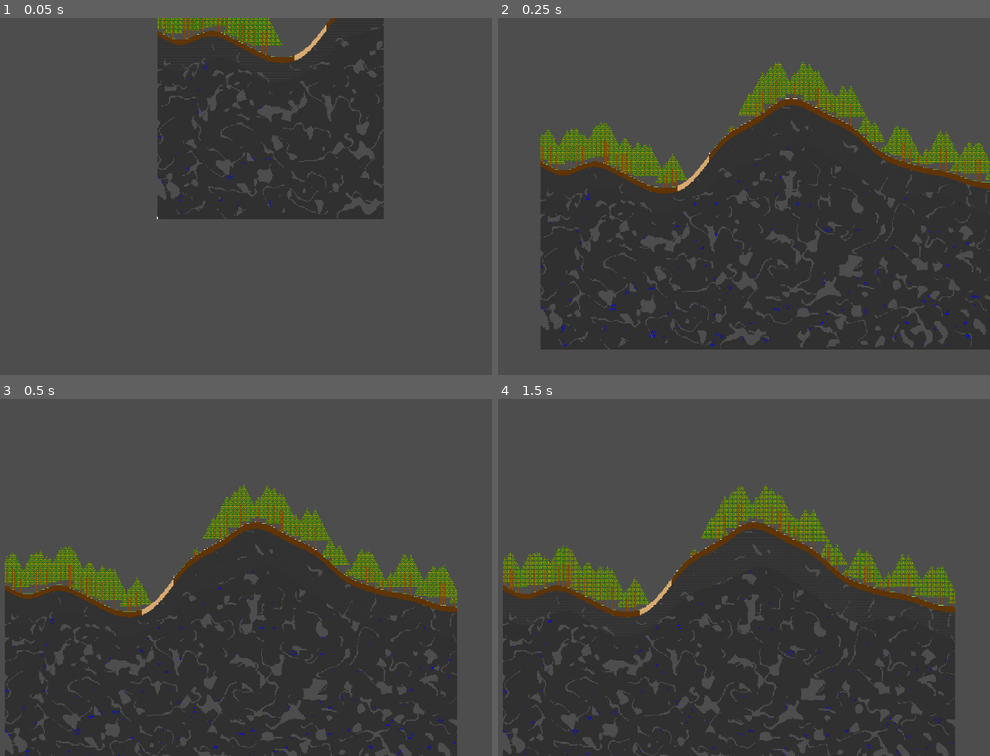
Above: before the commit, frames 1-4 (two rows, left to right).
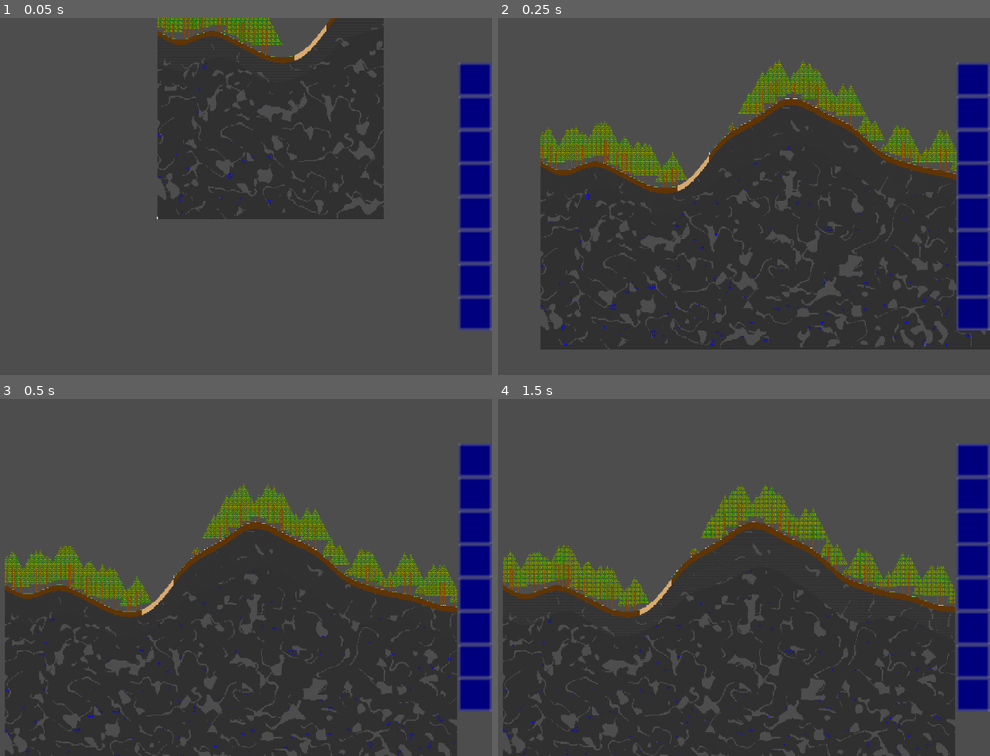
Above: after the commit, the same moments.

Repository: TwigGlenn4/BlockForge
Game: Godot game, scene res://scenes/GameScene/game_scene.tscn
Same seed, same stepped clock (60 frames per second), same inputs: the game is played once before the commit and once after it.
Inputs (mouse positions are in pixels of both pictures, inside the frame that each line leads up to):
- Up to frame 1 (0.05 s): no input
- Up to frame 2 (0.25 s): no input
- Up to frame 3 (0.5 s): no input
- Up to frame 4 (1.5 s): click (975, 459) at 0.52 s; click (975, 495) at 1.27 s

The runs differ from the first frame. In frame 1, 5.2% of the frame differs, in the area x 32-100%, y 0-88%; in frame 2, 5.8%, in the area x 8-100%, y 11-93%; in frame 3, 5.8%; in frame 4, 5.7%.

Commit message:
hotbar UI sticks to right side of screen properly

Diff:
--- a/classes/interacter.gd
+++ b/classes/interacter.gd
@@ -134,6 +134,7 @@
 func _input(event: InputEvent) -> void:
 	_input_camera_movement(event)
 	_input_character_inventory(event)
+	_input_click_pos_test(event)
 
 	if Input.is_action_just_pressed("click"):
 		var click_pos:Vector2 = get_global_mouse_position()
@@ -200,6 +201,13 @@
 		return true
 	return false
 
+func _input_click_pos_test(_event: InputEvent) -> void:
+	if Input.is_action_just_pressed("click_right"):
+		var click_pos:Vector2 = get_global_mouse_position()
+		var block_pos:Vector2i = Helpers.pos_pixel_to_block(click_pos)
+		world.place_tile_v(block_pos, DataTile.UNDEFINED)
+		print("[Interactor._input_click_pos_test()] clicked at ", block_pos)
+
 
 
 func _move_to_block(block_pos:Vector2i):
--- a/classes/world.gd
+++ b/classes/world.gd
@@ -86,7 +86,7 @@
 	var lx = x % Chunk.WIDTH # local x
 
 	var pos = Vector2i(lx, y)
-	var pos_tile = Vector2i(chunk.cx*Chunk.WIDTH + lx, -y)
+	var pos_tile = Vector2i(chunk.cx*Chunk.WIDTH + lx, -1-y)
 
 	chunk.grid[pos] = tile
 	# tilemap.set_cell(pos_tile, tile.atlas, tile.pos )
@@ -112,7 +112,7 @@
 # place_tile_chunk(): Place a tile based on chunk coordinates. Should be slightly more performant than place_tile where chunk is already known.
 func place_tile_chunk(chunk, x, y, tile):
 	var pos = Vector2i(x, y)
-	var pos_tile = Vector2i(chunk.cx*Chunk.WIDTH + x, -y)
+	var pos_tile = Vector2i(chunk.cx*Chunk.WIDTH + x, -1-y)
 	chunk.grid[pos] = tile
 	# tilemap.set_cell(pos_tile, tile.atlas, tile.sprite )
 	tilemap.set_cell(pos_tile, tile.texture.atlas, tile.texture.pos )
--- a/project.godot
+++ b/project.godot
@@ -100,6 +100,11 @@
 , Object(InputEventKey,"resource_local_to_scene":false,"resource_name":"","device":-1,"window_id":0,"alt_pressed":false …(186 unchanged characters)…
 ]
 }
+click_right={
+"deadzone": 0.2,
+"events": [Object(InputEventMouseButton,"resource_local_to_scene":false,"resource_name":"","device":-1,"window_id":0,"alt_pressed":false,"shift_pressed":false,"ctrl_pressed":false,"meta_pressed":false,"button_mask":2,"position":Vector2(145, 17),"global_position":Vector2(154, 65),"factor":1.0,"button_index":2,"canceled":false,"pressed":true,"double_click":false,"script":null)
+]
+}
 
 [rendering]
 
--- a/scenes/GameScene/game_scene.tscn
+++ b/scenes/GameScene/game_scene.tscn
@@ -10,6 +10,7 @@
 [ext_resource type="Script" uid="uid://dlgg06agpm32s" path="res://scenes/GameScene/WorldGenTimer.gd" id="7_8d45b"]
 [ext_resource type="Script" uid="uid://buq3rnhdmjljb" path="res://classes/character.gd" id="8_dcpno"]
 [ext_resource type="Texture2D" uid="uid://c145e8oi1b1dq" path="res://assets/textures/entity/character.png" id="8_rfaf3"]
+[ext_resource type="Script" uid="uid://djij37f0hbxgv" path="res://scenes/GameScene/inventory_ui.gd" id="8_rvax8"]
 
 [sub_resource type="TileSetAtlasSource" id="TileSetAtlasSource_iv25o"]
 texture = ExtResource("2_66lj5")
@@ -57,16 +58,18 @@
 zoom = Vector2(0.1, 0.1)
 script = ExtResource("4_ws153")
 
-[node name="Control" type="Control" parent="World/Camera2D" unique_id=892014576]
+[node name="MainUI" type="CanvasLayer" parent="World/Camera2D" unique_id=1213662016]
+
+[node name="Control" type="Control" parent="World/Camera2D/MainUI" unique_id=892014576]
 visible = false
 layout_mode = 3
 anchors_preset = 0
-offset_left = -576.0
-offset_top = -324.0
-offset_right = 576.0
-offset_bottom = 324.0
+offset_left = -288.0
+offset_top = -162.0
+offset_right = 864.0
+offset_bottom = 486.0
 
-[node name="GeneratorProgress" type="ProgressBar" parent="World/Camera2D/Control" unique_id=670256938]
+[node name="GeneratorProgress" type="ProgressBar" parent="World/Camera2D/MainUI/Control" unique_id=670256938]
 layout_mode = 1
 anchors_preset = 15
 anchor_right = 1.0
@@ -78,6 +81,17 @@
 grow_horizontal = 2
 grow_vertical = 2
 script = ExtResource("5_4gwsg")
+
+[node name="InventoryUI" type="Control" parent="World/Camera2D/MainUI" unique_id=872751118]
+layout_mode = 3
+anchor_left = 0.926
+anchor_right = 1.0
+anchor_bottom = 1.0
+grow_horizontal = 0
+grow_vertical = 2
+size_flags_horizontal = 3
+size_flags_vertical = 3
+script = ExtResource("8_rvax8")
 
 [node name="WorldGen" type="Node" parent="World" unique_id=516468895]
 script = ExtResource("6_s71n1")
--- /dev/null
+++ b/scenes/GameScene/inventory_ui.gd
@@ -0,0 +1,59 @@
+extends Control
+
+const HOTBAR_SLOTS: int = 8
+
+var SLOT_TEXTURE = load("res://assets/textures/atlas/inventory_slot.png")
+
+var hotbar: Array[TextureButton]
+
+func _ready() -> void:
+	get_tree().get_root().size_changed.connect(_window_resized)
+
+
+	hotbar.resize(HOTBAR_SLOTS)
+	for i: int in HOTBAR_SLOTS:
+		var slot: TextureButton = TextureButton.new()
+		slot.name = "HotbarSlot"+str(i)
+		slot.texture_normal = SLOT_TEXTURE
+		slot.stretch_mode = TextureButton.STRETCH_SCALE
+		slot.set_anchors_preset(Control.LayoutPreset.PRESET_CENTER_RIGHT)
+		self.add_child(slot)
+		hotbar[i] = slot
+
+	_window_resized()
+
+
+func _window_resized() -> void:
+	var viewport_size: Vector2 = get_viewport().get_visible_rect().size
+
+	var target_size: Vector2 = Vector2.ZERO
+
+	if viewport_size.y < viewport_size.x / 2.0:
+		target_size.y = viewport_size.y
+	else:
+		target_size.y = viewport_size.y * 0.75
+
+
+	target_size.x = target_size.y / float(HOTBAR_SLOTS)
+	anchor_left = 1.0 - (target_size.x/viewport_size.x)
+
+	var height_percent: float = target_size.y / viewport_size.y
+	anchor_top = (1.0 - height_percent) / 2.0
+	anchor_bottom = 1.0 - ((1.0 - height_percent) / 2.0)
+
+	# position.x = viewport_size.x - target_size.x
+
+	for i: int in hotbar.size():
+		var slot = hotbar[i]
+		slot.position = Vector2(0, i * target_size.x)
+		slot.size = Vector2(target_size.x, target_size.x)
+
+
+
+
+	# size = target_size
+	# offset_bottom = 0
+	# offset_top = 0
+	# offset_left = 0
+	# offset_right = 0
+	print("[InventoryUI_manual] resized to ", size, " at ", position, " viewport size ", viewport_size)
--- /dev/null
+++ b/scenes/GameScene/inventory_ui_manual.gd
@@ -0,0 +1,51 @@
+extends Control
+
+const HOTBAR_SLOTS: int = 8
+
+var SLOT_TEXTURE = load("res://assets/textures/atlas/inventory_slot.png")
+
+var hotbar: Array[TextureButton]
+
+func _ready() -> void:
+	get_tree().get_root().size_changed.connect(_window_resized)
+
+
+	hotbar.resize(HOTBAR_SLOTS)
+	for i: int in HOTBAR_SLOTS:
+		var slot: TextureButton = TextureButton.new()
+		slot.name = "HotbarSlot"+str(i)
+		slot.texture_normal = SLOT_TEXTURE
+		slot.stretch_mode = TextureButton.STRETCH_SCALE
+		slot.set_anchors_preset(Control.LayoutPreset.PRESET_CENTER_RIGHT)
+		self.add_child(slot)
+		hotbar[i] = slot
+
+	_window_resized()
+
+
+func _window_resized() -> void:
+	var viewport_size: Vector2 = get_viewport().get_visible_rect().size
+
+	var target_size: Vector2 = Vector2.ZERO
+
+	if viewport_size.y < viewport_size.x / 2.0:
+		target_size.y = viewport_size.y
+	else:
+		target_size.y = viewport_size.y * 0.75
+
+
+	target_size.x = target_size.y / float(HOTBAR_SLOTS)
+	anchor_left = 1.0 - (target_size.x/viewport_size.x)
+
+	var height_percent: float = target_size.y / viewport_size.y
+	anchor_top = (1.0 - height_percent) / 2.0
+	anchor_bottom = 1.0 - ((1.0 - height_percent) / 2.0)
+
+	# position.x = viewport_size.x - target_size.x
+
+	for i: int in hotbar.size():
+		var slot = hotbar[i]
+		slot.position = Vector2(0, i * target_size.x)
+		slot.size = Vector2(target_size.x, target_size.x)
+
+	print("[InventoryUI_manual] resized to ", size, " at ", position, " viewport size ", viewport_size)
Not shown, changed: TODO.txt
Binary file added: assets/textures/atlas/inventory_slot.png
Not shown, added: assets/textures/atlas/inventory_slot.png.import
Not shown, added: scenes/GameScene/inventory_ui.gd.uid
Not shown, added: scenes/GameScene/inventory_ui_manual.gd.uid
